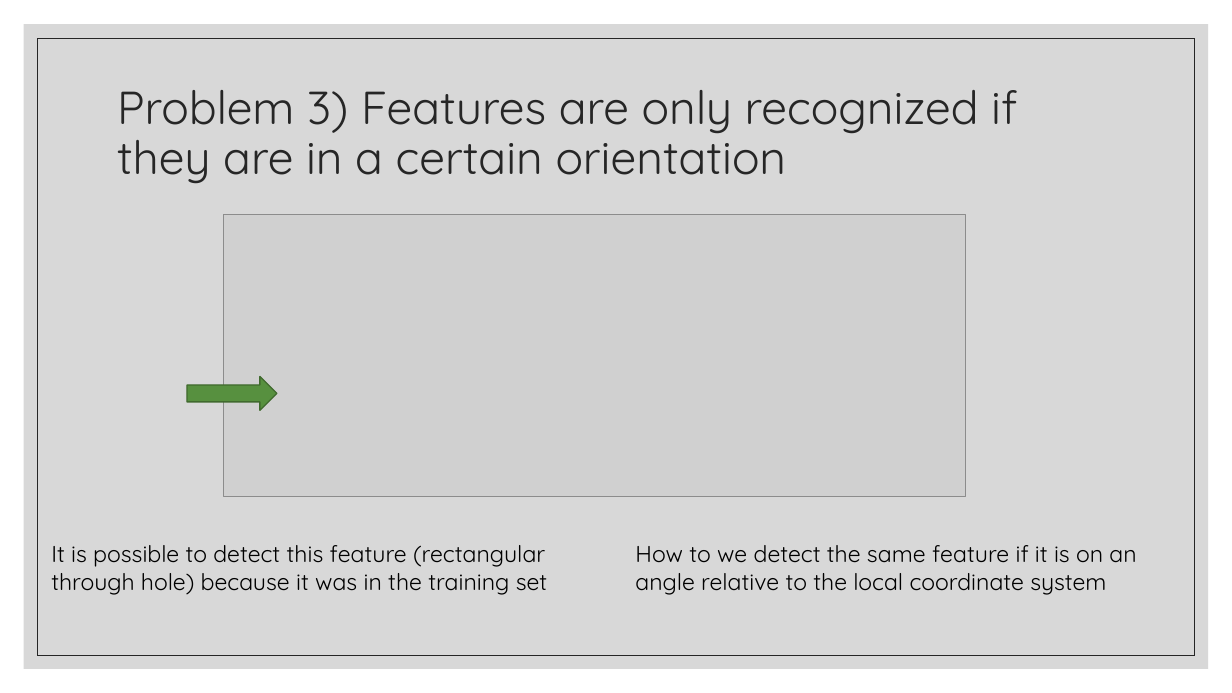
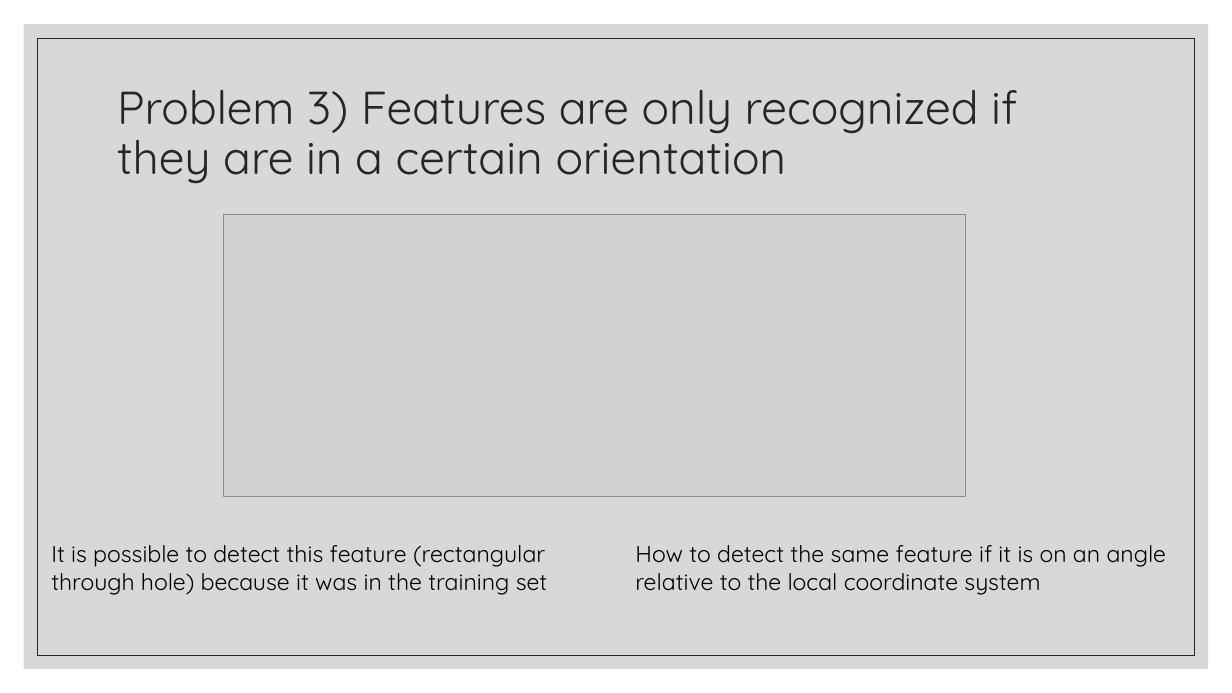
Before and after one commit to JanNalivaika/SSD_EXT, a slide deck: slide 10 of SSD Feature Detection Selling points.pptx. Drawn at 1232x693 pixels with LibreOffice and Linux fonts; fonts in the diff are those of the drawing; grey boxes stand for pictures. Boxes give left, top, right and bottom in pixels: in the first picture for what was removed or moved away, otherwise in the second. Text is boxed around its words. In the diff, an @@ line names an element or a change of style, - is before the commit and + after.

Commit message:
pptx

```diff
--- a/SSD Feature Detection Selling points.pptx
+++ b/SSD Feature Detection Selling points.pptx
@@ right arrow removed at [187, 376, 276, 410] @@
@@ text at [635, 545, 1166, 595]: text changed @@
-How to we detect the same feature if it is on an angle relative to the local coordinate system
+How to detect the same feature if it is on an angle relative to the local coordinate system
```
Also in this commit, not shown: 2 other slides changed.
